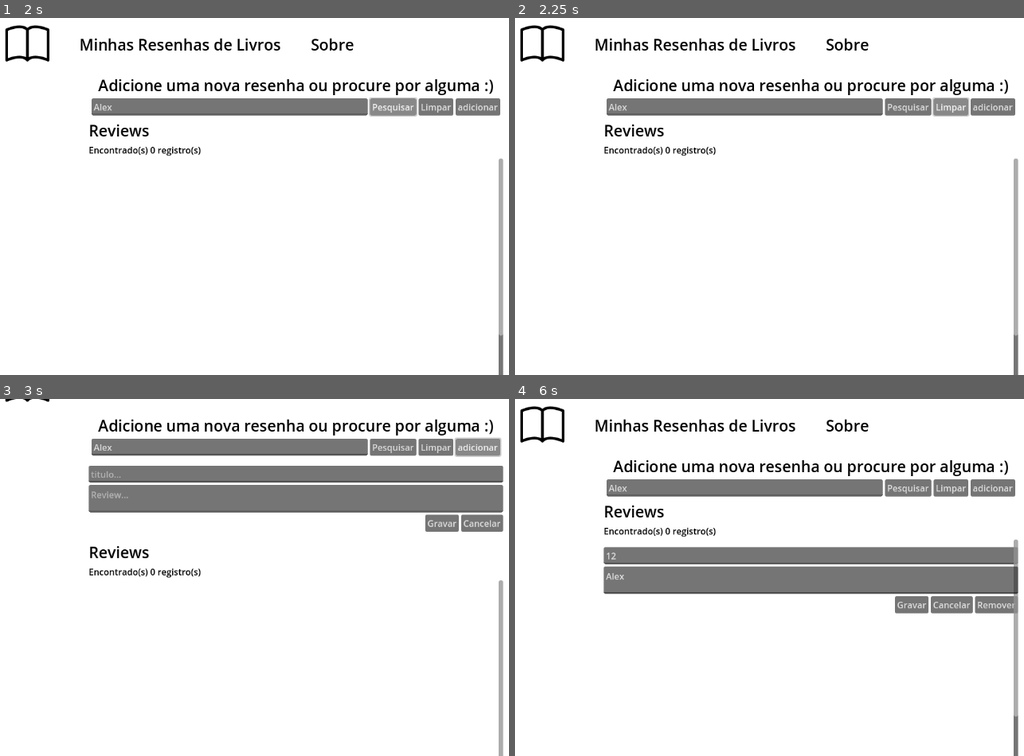
Above: before the commit, frames 1-4 (two rows, left to right).
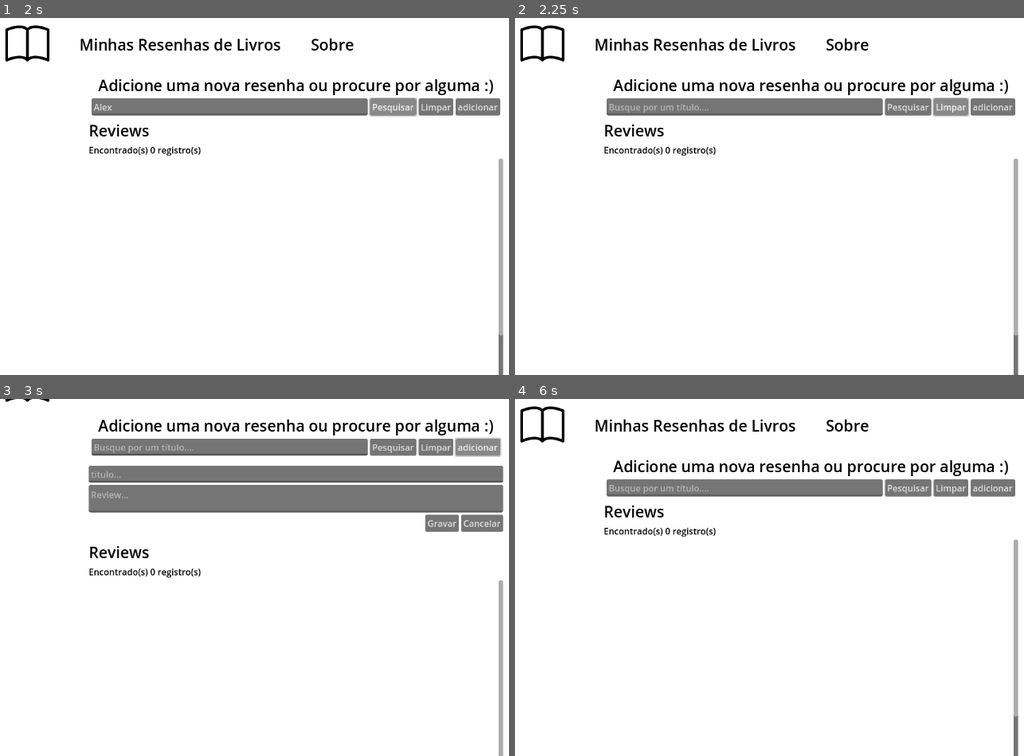
Above: after the commit, the same moments.

Repository: alexdsouzaf/review-livros-godot
Game: Godot game, scene res://cenas/main.tscn
Two runs of this game, one before a commit and one after it. Both use one fixed random seed, a clock stepped at 60 frames per second and the inputs below.
Inputs (mouse positions are in pixels of both pictures, inside the frame that each line leads up to):
- Up to frame 1 (2 s): click (229, 107) at 0.52 s; type "Alex" at 0.6 s; click "Pesquisar" at 1.25 s
- Up to frame 2 (2.25 s): click "Limpar" at 2 s
- Up to frame 3 (3 s): click "adicionar" at 2.75 s
- Up to frame 4 (6 s): click (810, 473) at 3.52 s; type "12" at 3.6 s; click (810, 498) at 3.75 s; type "Alex" at 3.83 s; click "Gravar" at 4.25 s; click (810, 556) at 5 s, where only the run before the commit has a clickable "12"; click (1003, 606) at 5.75 s, where only the run before the commit has a clickable "Editar"

Frame 1 is identical in both runs. In frame 2, 0.1% of the frame differs, in the area x 18-39%, y 24-27%; in frame 3, 0.1%; in frame 4, 12%, in the area x 17-99%, y 24-61%.

Commit message:
implementado filtro de consulta

Diff:
--- a/cenas/main.gd
+++ b/cenas/main.gd
@@ -5,14 +5,14 @@
 @export var container_listagem : VBoxContainer
 
 func _ready() -> void:
-	_consultar()
+	_consultar("")
 	Interfaces.acao_adicionar.connect(self._adicionar)
 	Interfaces.acao_consultar.connect(self._consultar)
 
 
-func _consultar():
+func _consultar(pFiltroTexto:String):
 
-	var resultados = saveManager.load_data()
+	var resultados = saveManager.load_data(pFiltroTexto)
 
 	var elementos = container_listagem.get_children()
 	for elemento in elementos:
--- a/componentes/panel_container_acoes.gd
+++ b/componentes/panel_container_acoes.gd
@@ -1,8 +1,15 @@
 extends VBoxContainer
+#TODO tem que fazer a consulta funcionar
+
+@export var input : LineEdit
 
 func _on_btn_adicionar_pressed() -> void:
 	Interfaces.acao_adicionar.emit()
 
 
 func _on_btn_pesquisar_pressed() -> void:
-	Interfaces.acao_consultar.emit()
+	Interfaces.acao_consultar.emit(input.text)
+
+
+func _on_btn_limpar_campo_pressed() -> void:
+	input.text = ""
--- a/componentes/panel_container_acoes.tscn
+++ b/componentes/panel_container_acoes.tscn
@@ -3,10 +3,11 @@
 [ext_resource type="LabelSettings" uid="uid://dqvrxfsgu6jy2" path="res://temas/label-navbar.tres" id="1_2unu3"]
 [ext_resource type="Script" uid="uid://cjegvrecfurci" path="res://componentes/panel_container_acoes.gd" id="1_8bc5n"]
 
-[node name="VBoxContainer" type="VBoxContainer"]
+[node name="VBoxContainer" type="VBoxContainer" node_paths=PackedStringArray("input")]
 offset_right = 740.0
 offset_bottom = 74.0
 script = ExtResource("1_8bc5n")
+input = NodePath("HBoxContainer/TextEdit")
 
 [node name="Label" type="Label" parent="."]
 layout_mode = 2
@@ -37,4 +38,5 @@
 text = "adicionar"
 
 [connection signal="pressed" from="HBoxContainer/btnPesquisar" to="." method="_on_btn_pesquisar_pressed"]
+[connection signal="pressed" from="HBoxContainer/btnLimparCampo" to="." method="_on_btn_limpar_campo_pressed"]
 [connection signal="pressed" from="HBoxContainer/btnAdicionar" to="." method="_on_btn_adicionar_pressed"]
--- a/scripts/interfaces.gd
+++ b/scripts/interfaces.gd
@@ -1,4 +1,4 @@
 extends Node
 
 signal acao_adicionar
-signal acao_consultar
+signal acao_consultar(pFiltroTexto:String)
--- a/scripts/save_manager.gd
+++ b/scripts/save_manager.gd
@@ -17,7 +17,7 @@
 	file.close()
 
 # Método para carregar os dados do arquivo JSON
-func load_data() -> Array[GameData]:
+func load_data(pFiltroTexto:String) -> Array[GameData]:
 	if not FileAccess.file_exists(SAVE_PATH):
 		save_data() #inicializa se nao existe
 
@@ -34,7 +34,18 @@
 			for entry in data_array:
 				data_list.append(GameData.from_dict(entry))
 
-	return data_list
+	if pFiltroTexto == "":
+		return data_list
+
+	var retorno = data_list.filter(func(item):
+		return pFiltroTexto.to_lower() in item.titulo.to_lower()
+	)
+
+	#conversao da constante Array para um Array com tipo
+	var array_of_game_data: Array[GameData]
+	array_of_game_data.assign(retorno)
+
+	return array_of_game_data
 
 # Criar um novo item e adicioná-lo à lista
 func cadastrar(titulo: String, review: String):
